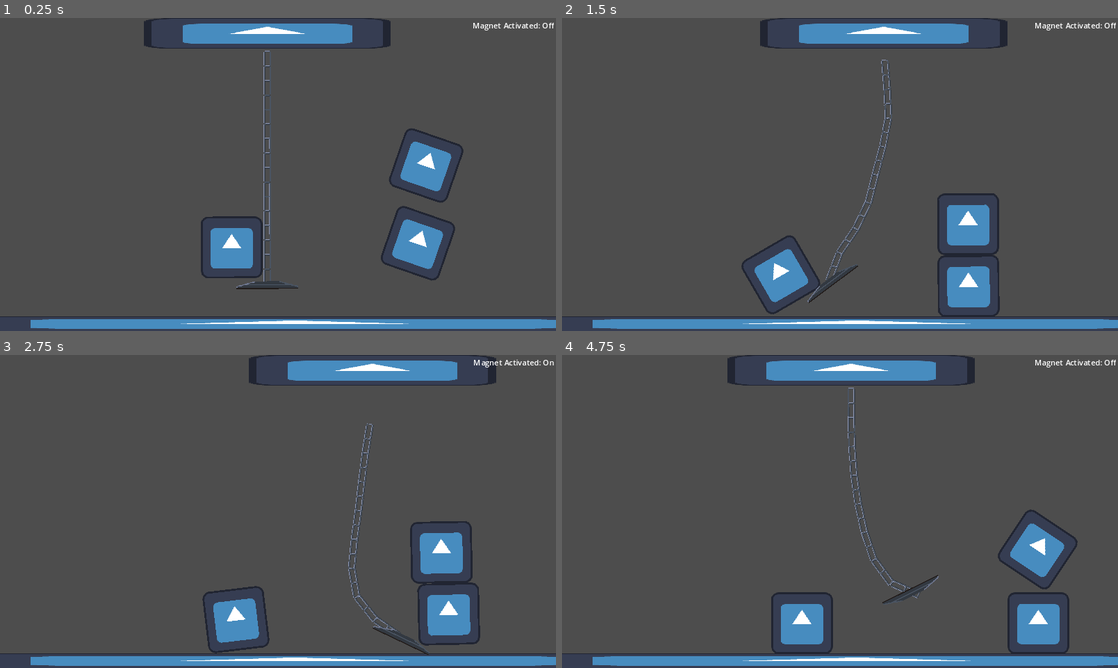
Above: before the commit, frames 1-4 (two rows, left to right).
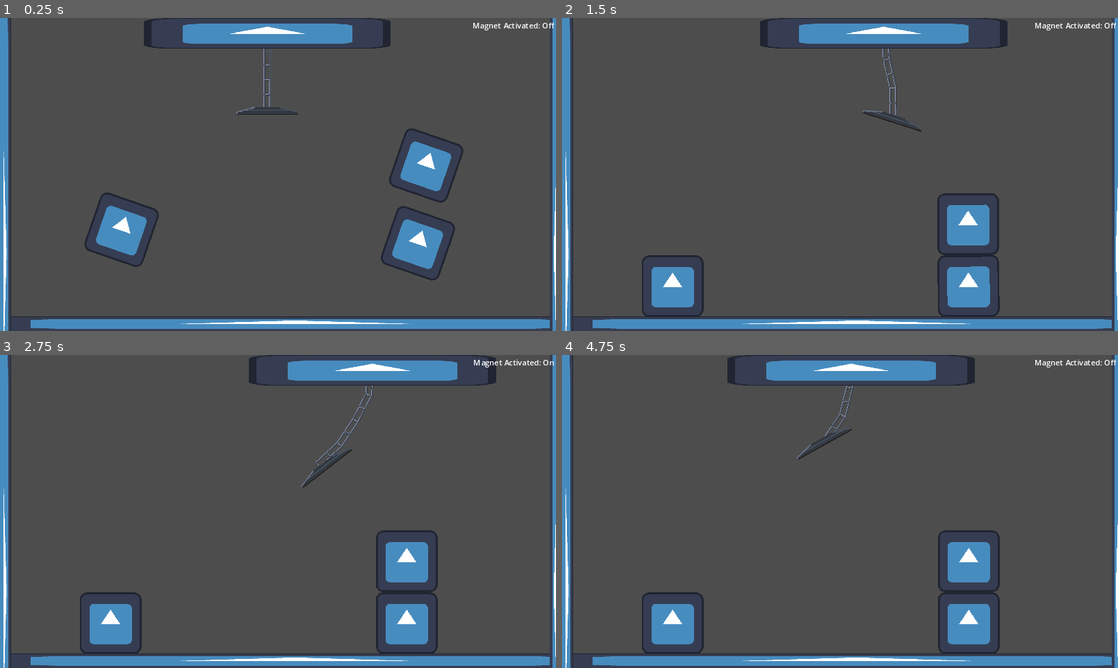
Above: after the commit, the same moments.

Repository: nanodeath/tippy-towers
Game: Godot game, scene res://game.tscn
Two runs of this game, one before a commit and one after it. Both use one fixed random seed, a clock stepped at 60 frames per second and the inputs below. The engine's default icon, where the game draws it, is replaced by a stand-in: a white triangle on a blue panel in a dark square.
Inputs:
- Up to frame 1 (0.25 s): no input
- Up to frame 2 (1.5 s): hold D (move_right) 0.53-1.28 s; tap Space (toggle_magnet) at 0.6, 1.35 s; hold S (move_down) from 1.28 s (still down)
- Up to frame 3 (2.75 s): release S (move_down) at 2.03 s; hold D (move_right) from 2.03 s (still down); tap Space (toggle_magnet) at 2.1 s
- Up to frame 4 (4.75 s): release D (move_right) at 2.78 s; hold W (move_up) 2.78-3.53 s; tap Space (toggle_magnet) at 2.85, 3.6, 4.35 s; hold A (move_left) from 3.53 s (still down)

The runs differ from the first frame. In frame 1, 5.3% of the frame differs, in the area x 0-100%, y 0-100%; in frame 2, 5.4%; in frame 3, 9.7%; in frame 4, 10%.

Commit message:
Constrain up/down range of chain.

Diff:
--- a/tippy-towers/game.tscn
+++ b/tippy-towers/game.tscn
@@ -15,6 +15,41 @@
 
 [node name="Game" type="Node2D"]
 
+[node name="CanvasLayer" type="CanvasLayer" parent="."]
+
+[node name="MarginContainer" type="MarginContainer" parent="CanvasLayer"]
+anchors_preset = 15
+anchor_right = 1.0
+anchor_bottom = 1.0
+grow_horizontal = 2
+grow_vertical = 2
+theme_override_constants/margin_left = 4
+theme_override_constants/margin_top = 4
+theme_override_constants/margin_right = 4
+theme_override_constants/margin_bottom = 4
+
+[node name="MagnetStatus" type="HBoxContainer" parent="CanvasLayer/MarginContainer"]
+layout_mode = 2
+size_flags_horizontal = 8
+size_flags_vertical = 0
+script = ExtResource("3_ebv6g")
+
+[node name="RichTextLabel" type="RichTextLabel" parent="CanvasLayer/MarginContainer/MagnetStatus"]
+layout_mode = 2
+size_flags_vertical = 0
+text = "Magnet Activated:"
+fit_content = true
+scroll_active = false
+autowrap_mode = 0
+
+[node name="Status" type="RichTextLabel" parent="CanvasLayer/MarginContainer/MagnetStatus"]
+layout_mode = 2
+size_flags_vertical = 0
+text = "Off"
+fit_content = true
+scroll_active = false
+autowrap_mode = 0
+
 [node name="Ground" type="StaticBody2D" parent="."]
 position = Vector2(611, 633)
 
@@ -26,8 +61,32 @@
 position = Vector2(0, -14)
 shape = SubResource("WorldBoundaryShape2D_yp3k8")
 
+[node name="RWall" type="StaticBody2D" parent="."]
+position = Vector2(1154, 488)
+rotation = -1.5708
+
+[node name="Sprite" type="Sprite2D" parent="RWall"]
+scale = Vector2(12.44, 0.239998)
+texture = ExtResource("1_qfxxw")
+
+[node name="CollisionShape2D" type="CollisionShape2D" parent="RWall"]
+position = Vector2(0, -14)
+shape = SubResource("WorldBoundaryShape2D_yp3k8")
+
+[node name="LWall" type="StaticBody2D" parent="."]
+position = Vector2(7, 488)
+rotation = -4.71239
+
+[node name="Sprite" type="Sprite2D" parent="LWall"]
+scale = Vector2(12.44, 0.239998)
+texture = ExtResource("1_qfxxw")
+
+[node name="CollisionShape2D" type="CollisionShape2D" parent="LWall"]
+position = Vector2(0, -14)
+shape = SubResource("WorldBoundaryShape2D_yp3k8")
+
 [node name="Block" type="RigidBody2D" parent="." groups=["junk"]]
-position = Vector2(545, 466)
+position = Vector2(252, 410)
 rotation = 0.332925
 collision_layer = 2
 collision_mask = 3
@@ -65,38 +124,3 @@
 
 [node name="Crane" parent="." instance=ExtResource("2_j786l")]
 position = Vector2(554, 32)
-
-[node name="CanvasLayer" type="CanvasLayer" parent="."]
-
-[node name="MarginContainer" type="MarginContainer" parent="CanvasLayer"]
-anchors_preset = 15
-anchor_right = 1.0
-anchor_bottom = 1.0
-grow_horizontal = 2
-grow_vertical = 2
-theme_override_constants/margin_left = 4
-theme_override_constants/margin_top = 4
-theme_override_constants/margin_right = 4
-theme_override_constants/margin_bottom = 4
-
-[node name="MagnetStatus" type="HBoxContainer" parent="CanvasLayer/MarginContainer"]
-layout_mode = 2
-size_flags_horizontal = 8
-size_flags_vertical = 0
-script = ExtResource("3_ebv6g")
-
-[node name="RichTextLabel" type="RichTextLabel" parent="CanvasLayer/MarginContainer/MagnetStatus"]
-layout_mode = 2
-size_flags_vertical = 0
-text = "Magnet Activated:"
-fit_content = true
-scroll_active = false
-autowrap_mode = 0
-
-[node name="Status" type="RichTextLabel" parent="CanvasLayer/MarginContainer/MagnetStatus"]
-layout_mode = 2
-size_flags_vertical = 0
-text = "Off"
-fit_content = true
-scroll_active = false
-autowrap_mode = 0
--- a/tippy-towers/scenes/crane.tscn
+++ b/tippy-towers/scenes/crane.tscn
@@ -42,8 +42,14 @@
 shape = SubResource("RectangleShape2D_aahc5")
 disabled = true
 
+[node name="AnchorMax" type="Marker2D" parent="."]
+position = Vector2(0, 49)
+
+[node name="AnchorMin" type="Marker2D" parent="."]
+position = Vector2(0, -397)
+
 [node name="ChainAnchor" type="CharacterBody2D" parent="."]
-position = Vector2(0, 36)
+position = Vector2(0, -325)
 motion_mode = 1
 
 [node name="PinJoint2D" type="PinJoint2D" parent="ChainAnchor"]
@@ -55,55 +61,55 @@
 shape = SubResource("CircleShape2D_0pyye")
 
 [node name="ChainLink" parent="." instance=ExtResource("3_1rkxp")]
-position = Vector2(0, 68)
+position = Vector2(0, -293)
 
 [node name="ConnectionToNext" parent="ChainLink" index="2"]
 node_b = NodePath("../../ChainLink2")
 
 [node name="ChainLink2" parent="." instance=ExtResource("3_1rkxp")]
-position = Vector2(0, 128)
+position = Vector2(0, -233)
 
 [node name="ConnectionToNext" parent="ChainLink2" index="2"]
 node_b = NodePath("../../ChainLink3")
 
 [node name="ChainLink3" parent="." instance=ExtResource("3_1rkxp")]
-position = Vector2(0, 188)
+position = Vector2(0, -173)
 
 [node name="ConnectionToNext" parent="ChainLink3" index="2"]
 node_b = NodePath("../../ChainLink4")
 
 [node name="ChainLink4" parent="." instance=ExtResource("3_1rkxp")]
-position = Vector2(0, 248)
+position = Vector2(0, -113)
 
 [node name="ConnectionToNext" parent="ChainLink4" index="2"]
 node_b = NodePath("../../ChainLink5")
 
 [node name="ChainLink5" parent="." instance=ExtResource("3_1rkxp")]
-position = Vector2(0, 308)
+position = Vector2(0, -53)
 
 [node name="ConnectionToNext" parent="ChainLink5" index="2"]
 node_b = NodePath("../../ChainLink6")
 
 [node name="ChainLink6" parent="." instance=ExtResource("3_1rkxp")]
-position = Vector2(0, 368)
+position = Vector2(0, 7)
 
 [node name="ConnectionToNext" parent="ChainLink6" index="2"]
 node_b = NodePath("../../ChainLink7")
 
 [node name="ChainLink7" parent="." instance=ExtResource("3_1rkxp")]
-position = Vector2(0, 428)
+position = Vector2(0, 67)
 
 [node name="ConnectionToNext" parent="ChainLink7" index="2"]
 node_b = NodePath("../../ChainLink8")
 
 [node name="ChainLink8" parent="." instance=ExtResource("3_1rkxp")]
-position = Vector2(0, 488)
+position = Vector2(0, 127)
 
 [node name="ConnectionToNext" parent="ChainLink8" index="2"]
 node_b = NodePath("../../Magnet")
 
 [node name="Magnet" type="RigidBody2D" parent="."]
-position = Vector2(0, 521)
+position = Vector2(0, 160)
 collision_mask = 2
 
 [node name="Sprite" type="Sprite2D" parent="Magnet"]
@@ -154,11 +160,11 @@
 shape = SubResource("RectangleShape2D_mjl0t")
 
 [node name="CollisionShape2D2" type="CollisionShape2D" parent="."]
-position = Vector2(-24, -92)
+position = Vector2(-24, -110)
 shape = SubResource("RectangleShape2D_rt02g")
 
 [node name="CollisionShape2D3" type="CollisionShape2D" parent="."]
-position = Vector2(24, -92)
+position = Vector2(24, -110)
 shape = SubResource("RectangleShape2D_rt02g")
 
 [editable path="ChainLink"]
--- a/tippy-towers/scripts/crane.gd
+++ b/tippy-towers/scripts/crane.gd
@@ -6,6 +6,8 @@
 @onready var gravity_zone: Area2D = $Magnet/GravityZone
 @onready var magnet: RigidBody2D = $Magnet
 @onready var sticky_bit = $Magnet/StickyBit
+@onready var anchor_min = $AnchorMin
+@onready var anchor_max = $AnchorMax
 
 var magnet_activated: bool = false
 
@@ -38,6 +40,7 @@
 		chain_anchor.position.y -= move_up_speed * delta
 	elif Input.is_action_pressed("move_down"):
 		chain_anchor.position.y += move_up_speed * delta
+	chain_anchor.position.y = clampf(chain_anchor.position.y, anchor_min.position.y, anchor_max.position.y)
 
 	var contact_count := magnet_direct_state.get_contact_count()
 	#print("Magnet contact: ", contact_count)
